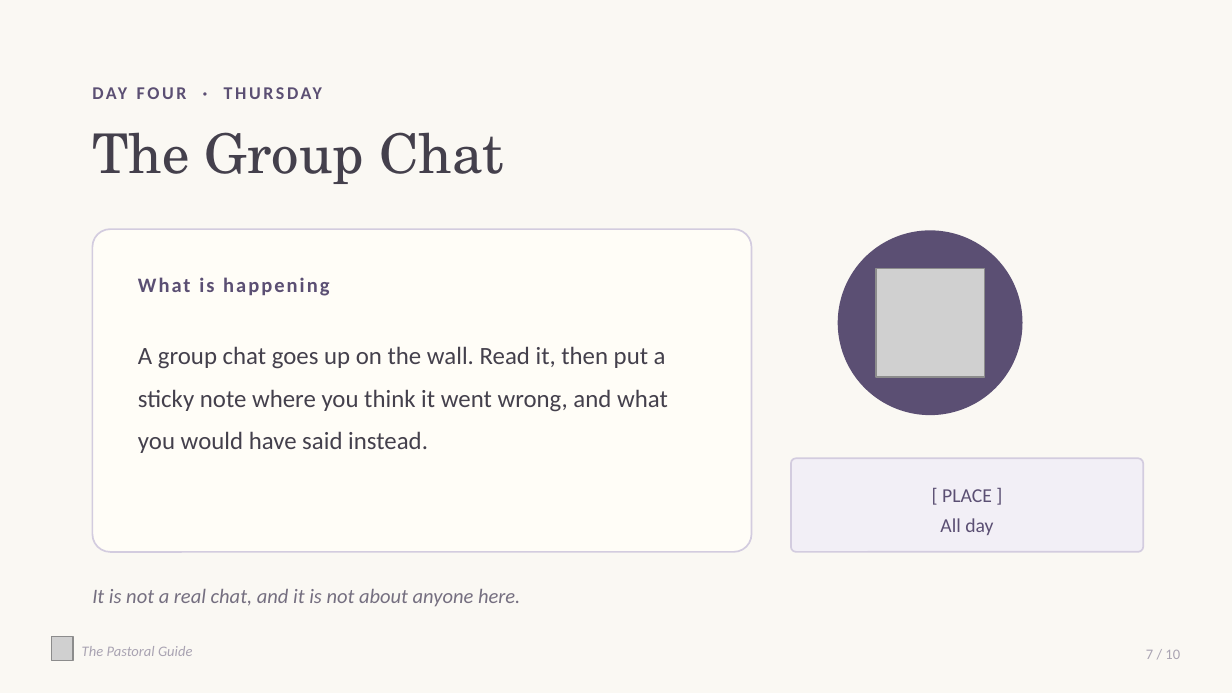
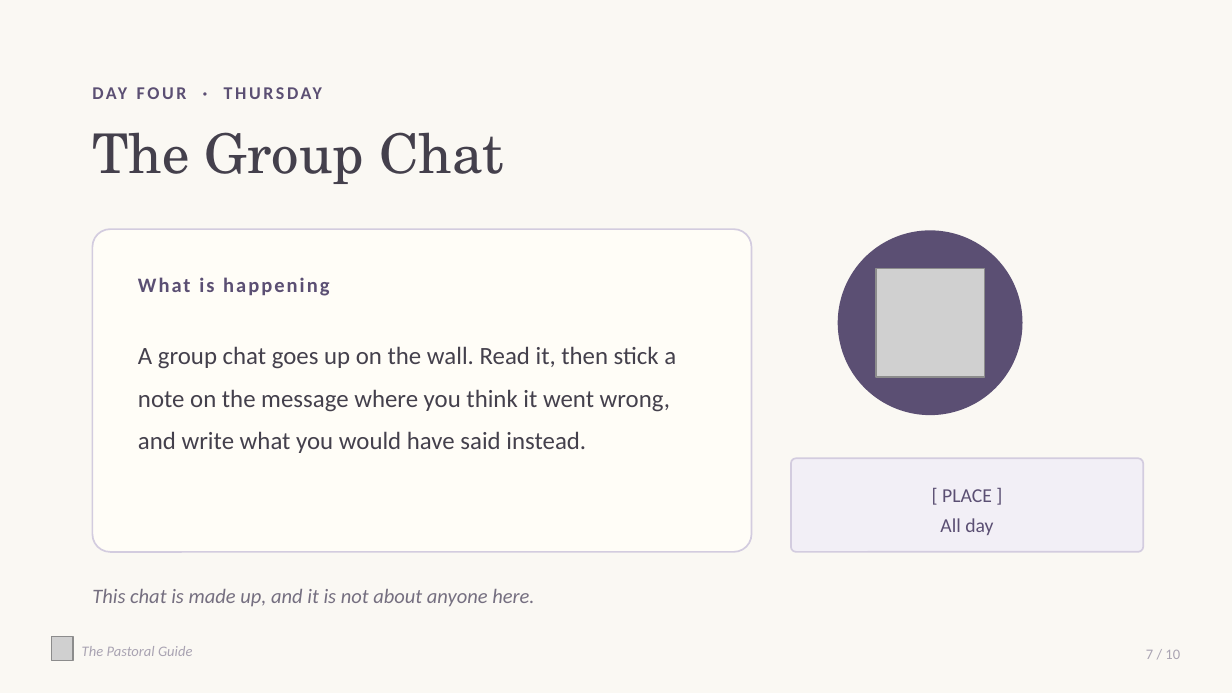
Before and after one commit to thepastoralguide/thepastoralguide.github.io, a slide deck: slide 7 of assemblies-and-events/anti-bullying-week/downloads/Anti_Bullying_Week.pptx. Drawn at 1232x693 pixels with LibreOffice and Linux fonts; fonts in the diff are those of the drawing; grey boxes stand for pictures. Boxes give left, top, right and bottom in pixels: in the first picture for what was removed or moved away, otherwise in the second. Text is boxed around its words. In the diff, an @@ line names an element or a change of style, - is before the commit and + after.

Commit message:
Fix wording in Anti-Bullying Week deck, pack, page and cards

```diff
--- a/assemblies-and-events/anti-bullying-week/downloads/Anti_Bullying_Week.pptx
+++ b/assemblies-and-events/anti-bullying-week/downloads/Anti_Bullying_Week.pptx
@@ text at (x1=138, y1=346, x2=676, y2=453): text changed @@
-A group chat goes up on the wall. Read it, then put a sticky note where you think it went wrong, and what you would have said instead.
+A group chat goes up on the wall. Read it, then stick a note on the message where you think it went wrong, and write what you would have said instead.
@@ text at (x1=92, y1=589, x2=534, y2=607): text changed @@
-It is not a real chat, and it is not about anyone here.
+This chat is made up, and it is not about anyone here.
```
Also in this commit, not shown: 7 other slides changed, 10 other files.
